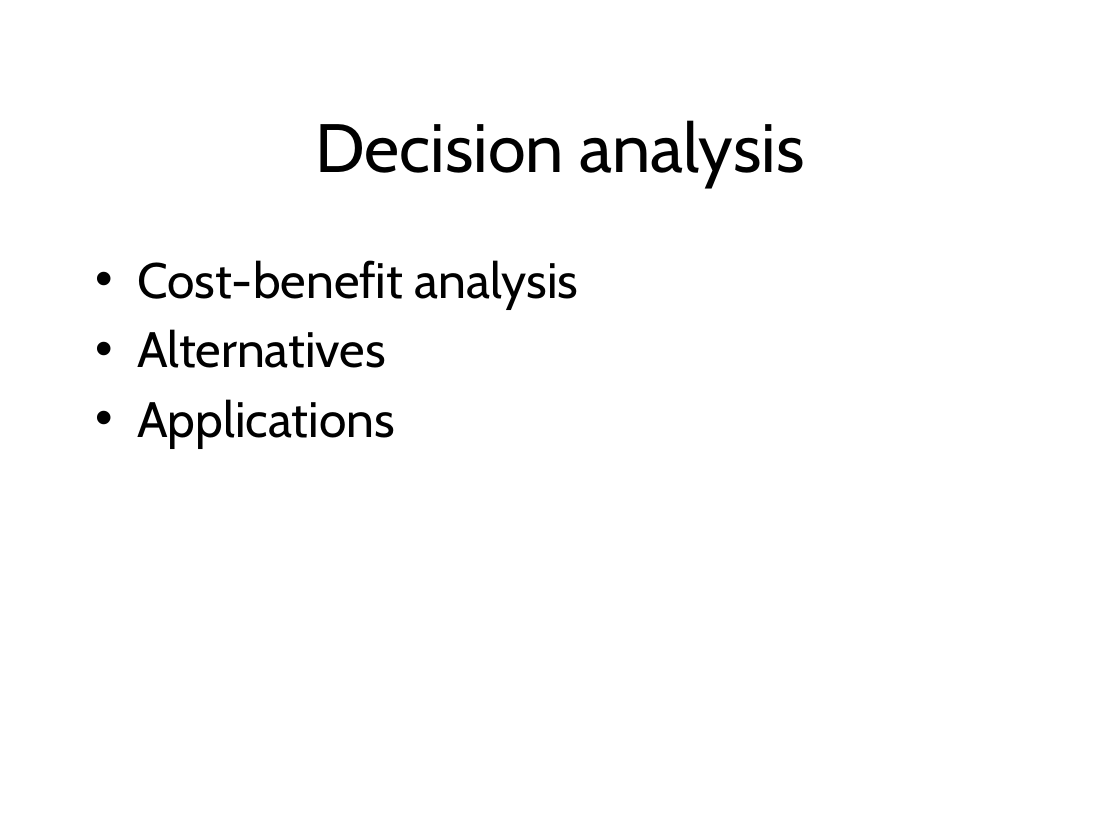
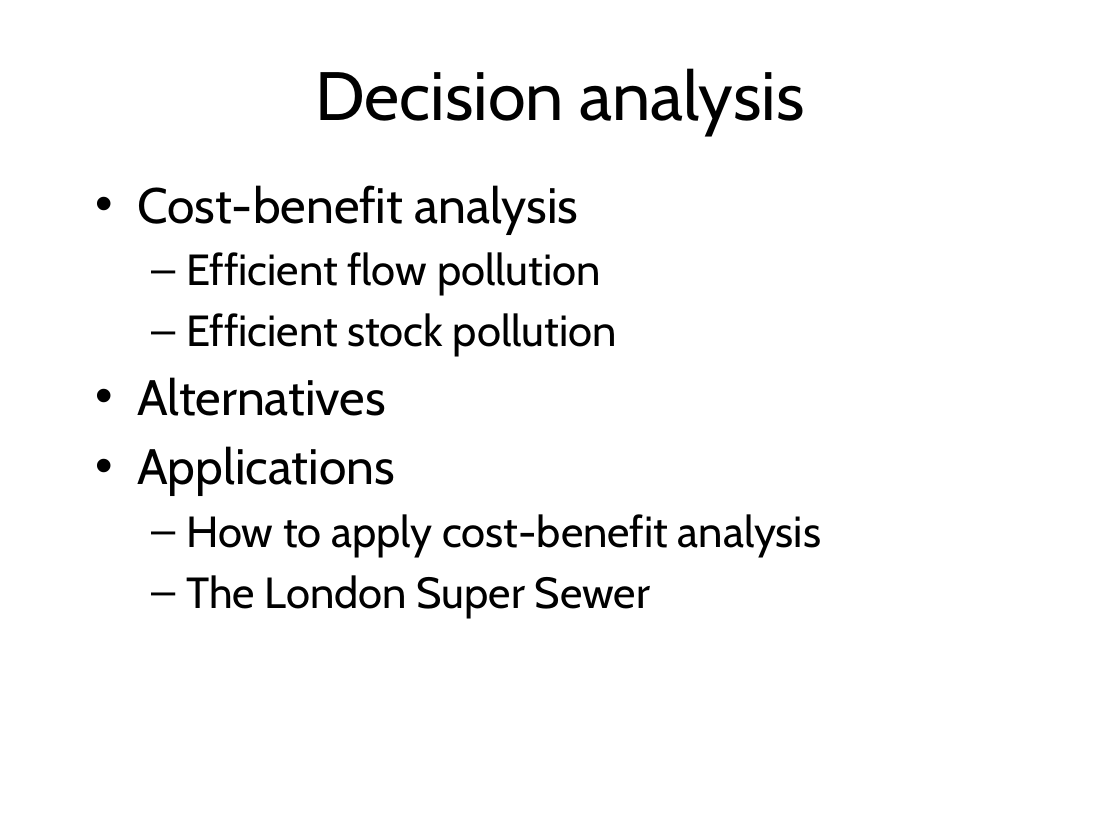
Before and after one commit to rtol/Environmental-Economics, a slide deck: slide 1 of EE3 Targets.pptx. Drawn at 1120x840 pixels with LibreOffice and Linux fonts; fonts in the diff are those of the drawing. Boxes give left, top, right and bottom in pixels: in the first picture for what was removed or moved away, otherwise in the second. Text is boxed around its words. In the diff, an @@ line names an element or a change of style, - is before the commit and + after.

```diff
--- a/EE3 Targets.pptx
+++ b/EE3 Targets.pptx
@@ title "Decision analysis": place and size @@
-title "Decision analysis" at bbox=[315, 120, 804, 187]
+title "Decision analysis" at bbox=[315, 68, 804, 136]
@@ text "Cost-benefit analysis": place and size @@
-text "Cost-benefit analysis" at bbox=[137, 260, 579, 447]
+text "Cost-benefit analysis" at bbox=[137, 185, 821, 618]
@@ text at bbox=[186, 252, 617, 357]: paragraphs added @@
+  – Efficient flow pollution
+  – Efficient stock pollution
@@ text at bbox=[186, 514, 821, 618]: paragraphs added @@
+  – How to apply cost-benefit analysis
+  – The London Super Sewer
```
Also in this commit, not shown: 2 other slides changed, 6 slides added, 6 other files.
